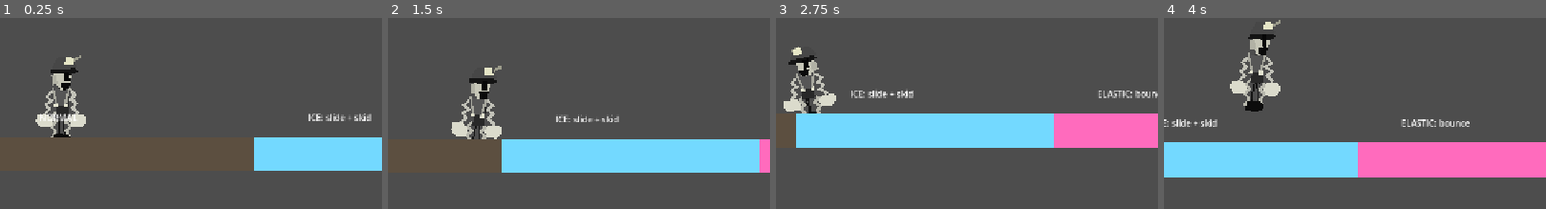
Above: before the commit, frames 1-4 (left to right).
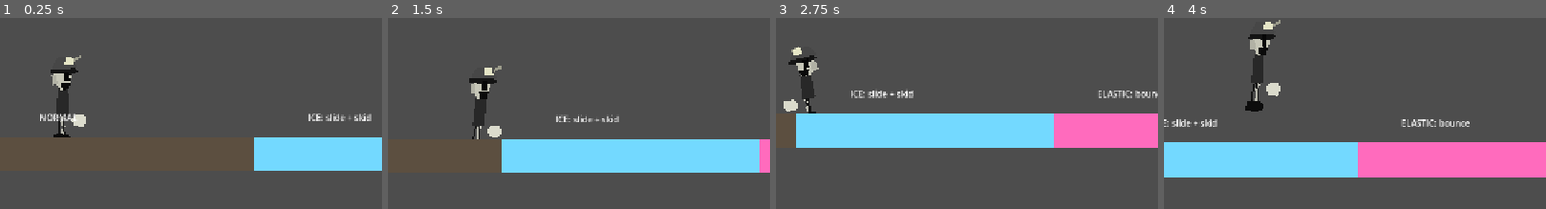
Above: after the commit, the same moments.

Repository: lseyesl/rubber-hose-animation
Game: Godot game, scene res://scenes/Main.tscn
The game is run twice, just before and just after one commit, with the same random seed, the same clock (stepped at 60 frames per second) and the same inputs.
Inputs:
- Up to frame 1 (0.25 s): no input
- Up to frame 2 (1.5 s): hold D (move_right) from 0.53 s (still down); tap Space (jump) at 0.77 s
- Up to frame 3 (2.75 s): tap Space (jump) at 1.52 s; release D (move_right) at 2.03 s; hold A (move_left) from 2.03 s (still down)
- Up to frame 4 (4 s): release A (move_left) at 2.78 s; hold D (move_right) from 2.78 s (still down); tap Space (jump) at 3.02, 3.77 s
The pictures show only the part of the screen within x 29-79%, y 50-100%; the shares and areas given below are measured in that part.

The runs differ from the first frame. In frame 1, 1.1% of the frame differs, in the area x 9-22%, y 36-63%; in frame 2, 1.1%; in frame 3, 1.0%; in frame 4, 1.2%, in the area x 17-30%, y 18-46%.

Commit message:
Restructure Player scene with FrontDeco/SideDeco view containers
Move front-view decorative nodes (coils, gloves, straps, buttons, bib) into FrontDeco container. Add SideDeco container with side-view decorative nodes (SideArmCoil, SideLegCoil, SideGlove, SideBib, SideStrap, SideButton). Update miner visual checks for new node paths and add side-view decoration assertions.

Ultraworked with [Sisyphus](https://github.com/code-yeongyu/oh-my-openagent)

Co-authored-by: Sisyphus <clio-agent@sisyphuslabs.ai>

Diff:
--- a/scenes/Player.tscn
+++ b/scenes/Player.tscn
@@ -42,7 +42,9 @@
 position = Vector2(0, -52)
 script = ExtResource("4_toon")
 
-[node name="LeftArmCoil" type="Line2D" parent="VisualRoot"]
+[node name="FrontDeco" type="Node2D" parent="VisualRoot"]
+
+[node name="LeftArmCoil" type="Line2D" parent="VisualRoot/FrontDeco"]
 position = Vector2(-20, -15)
 points = PackedVector2Array(0, 0, -8, 7, 1, 14, -10, 21, -2, 28, -12, 36, -8, 45)
 width = 5.0
@@ -50,7 +52,7 @@
 begin_cap_mode = 2
 end_cap_mode = 2
 
-[node name="RightArmCoil" type="Line2D" parent="VisualRoot"]
+[node name="RightArmCoil" type="Line2D" parent="VisualRoot/FrontDeco"]
 position = Vector2(20, -17)
 points = PackedVector2Array(0, 0, 9, 7, -1, 14, 11, 21, 2, 28, 13, 36, 9, 45)
 width = 5.0
@@ -58,7 +60,7 @@
 begin_cap_mode = 2
 end_cap_mode = 2
 
-[node name="LeftLegCoil" type="Line2D" parent="VisualRoot"]
+[node name="LeftLegCoil" type="Line2D" parent="VisualRoot/FrontDeco"]
 position = Vector2(-11, 20)
 points = PackedVector2Array(0, 0, -7, 7, 2, 14, -8, 22, 0, 30, -6, 39)
 width = 5.0
@@ -66,13 +68,87 @@
 begin_cap_mode = 2
 end_cap_mode = 2
 
-[node name="RightLegCoil" type="Line2D" parent="VisualRoot"]
+[node name="RightLegCoil" type="Line2D" parent="VisualRoot/FrontDeco"]
 position = Vector2(11, 20)
 points = PackedVector2Array(0, 0, 7, 7, -2, 14, 8, 22, 0, 30, 6, 39)
 width = 5.0
 default_color = Color(0.72, 0.72, 0.68, 1)
 begin_cap_mode = 2
 end_cap_mode = 2
+
+[node name="OverallsBib" type="Polygon2D" parent="VisualRoot/FrontDeco"]
+position = Vector2(0, -7)
+color = Color(0.34, 0.34, 0.34, 1)
+polygon = PackedVector2Array(-12, -14, 12, -14, 14, 14, -14, 14)
+
+[node name="LeftStrap" type="Line2D" parent="VisualRoot/FrontDeco"]
+points = PackedVector2Array(-17, -24, -7, 9)
+width = 4.0
+default_color = Color(0.66, 0.66, 0.62, 1)
+
+[node name="RightStrap" type="Line2D" parent="VisualRoot/FrontDeco"]
+points = PackedVector2Array(17, -24, 7, 9)
+width = 4.0
+default_color = Color(0.66, 0.66, 0.62, 1)
+
+[node name="LeftButton" type="Polygon2D" parent="VisualRoot/FrontDeco"]
+position = Vector2(-10, 7)
+color = Color(0.9, 0.9, 0.82, 1)
+polygon = PackedVector2Array(-3, -3, 3, -3, 4, 3, -4, 3)
+
+[node name="RightButton" type="Polygon2D" parent="VisualRoot/FrontDeco"]
+position = Vector2(10, 7)
+color = Color(0.9, 0.9, 0.82, 1)
+polygon = PackedVector2Array(-3, -3, 3, -3, 4, 3, -4, 3)
+
+[node name="LeftGlove" type="Polygon2D" parent="VisualRoot/FrontDeco"]
+position = Vector2(-32, 31)
+color = Color(0.86, 0.86, 0.8, 1)
+polygon = PackedVector2Array(-15, -8, 7, -9, 16, 0, 12, 12, -8, 13, -18, 4)
+
+[node name="RightGlove" type="Polygon2D" parent="VisualRoot/FrontDeco"]
+position = Vector2(32, 31)
+color = Color(0.86, 0.86, 0.8, 1)
+polygon = PackedVector2Array(-7, -9, 15, -8, 18, 4, 8, 13, -12, 12, -16, 0)
+
+[node name="SideDeco" type="Node2D" parent="VisualRoot"]
+visible = false
+
+[node name="SideArmCoil" type="Line2D" parent="VisualRoot/SideDeco"]
+position = Vector2(4, -16)
+points = PackedVector2Array(0, 0, 3, 7, -1, 14, 5, 21, 1, 28, 4, 36, 2, 45)
+width = 5.0
+default_color = Color(0.76, 0.76, 0.72, 1)
+begin_cap_mode = 2
+end_cap_mode = 2
+
+[node name="SideLegCoil" type="Line2D" parent="VisualRoot/SideDeco"]
+position = Vector2(3, 20)
+points = PackedVector2Array(0, 0, 2, 7, -1, 14, 3, 22, 0, 30, 2, 39)
+width = 5.0
+default_color = Color(0.72, 0.72, 0.68, 1)
+begin_cap_mode = 2
+end_cap_mode = 2
+
+[node name="SideGlove" type="Polygon2D" parent="VisualRoot/SideDeco"]
+position = Vector2(36, 31)
+color = Color(0.86, 0.86, 0.8, 1)
+polygon = PackedVector2Array(-8, -8, 10, -9, 14, 2, 8, 12, -10, 10, -14, 0)
+
+[node name="SideBib" type="Polygon2D" parent="VisualRoot/SideDeco"]
+position = Vector2(2, -7)
+color = Color(0.34, 0.34, 0.34, 1)
+polygon = PackedVector2Array(-6, -14, 8, -14, 10, 14, -8, 14)
+
+[node name="SideStrap" type="Line2D" parent="VisualRoot/SideDeco"]
+points = PackedVector2Array(5, -24, -3, 9)
+width = 4.0
+default_color = Color(0.66, 0.66, 0.62, 1)
+
+[node name="SideButton" type="Polygon2D" parent="VisualRoot/SideDeco"]
+position = Vector2(3, 7)
+color = Color(0.9, 0.9, 0.82, 1)
+polygon = PackedVector2Array(-3, -3, 3, -3, 4, 3, -4, 3)
 
 [node name="LeftArm" type="Line2D" parent="VisualRoot"]
 position = Vector2(-18, -16)
@@ -109,41 +185,6 @@
 [node name="Body" type="Polygon2D" parent="VisualRoot"]
 color = Color(0.16, 0.16, 0.16, 1)
 polygon = PackedVector2Array(-20, -22, 20, -22, 24, 24, -24, 24)
-
-[node name="OverallsBib" type="Polygon2D" parent="VisualRoot"]
-position = Vector2(0, -7)
-color = Color(0.34, 0.34, 0.34, 1)
-polygon = PackedVector2Array(-12, -14, 12, -14, 14, 14, -14, 14)
-
-[node name="LeftStrap" type="Line2D" parent="VisualRoot"]
-points = PackedVector2Array(-17, -24, -7, 9)
-width = 4.0
-default_color = Color(0.66, 0.66, 0.62, 1)
-
-[node name="RightStrap" type="Line2D" parent="VisualRoot"]
-points = PackedVector2Array(17, -24, 7, 9)
-width = 4.0
-default_color = Color(0.66, 0.66, 0.62, 1)
-
-[node name="LeftButton" type="Polygon2D" parent="VisualRoot"]
-position = Vector2(-10, 7)
-color = Color(0.9, 0.9, 0.82, 1)
-polygon = PackedVector2Array(-3, -3, 3, -3, 4, 3, -4, 3)
-
-[node name="RightButton" type="Polygon2D" parent="VisualRoot"]
-position = Vector2(10, 7)
-color = Color(0.9, 0.9, 0.82, 1)
-polygon = PackedVector2Array(-3, -3, 3, -3, 4, 3, -4, 3)
-
-[node name="LeftGlove" type="Polygon2D" parent="VisualRoot"]
-position = Vector2(-32, 31)
-color = Color(0.86, 0.86, 0.8, 1)
-polygon = PackedVector2Array(-15, -8, 7, -9, 16, 0, 12, 12, -8, 13, -18, 4)
-
-[node name="RightGlove" type="Polygon2D" parent="VisualRoot"]
-position = Vector2(32, 31)
-color = Color(0.86, 0.86, 0.8, 1)
-polygon = PackedVector2Array(-7, -9, 15, -8, 18, 4, 8, 13, -12, 12, -16, 0)
 
 [node name="LeftFoot" type="Polygon2D" parent="VisualRoot"]
 position = Vector2(-15, 64)
--- a/tests/task6_miner_visual_checks.gd
+++ b/tests/task6_miner_visual_checks.gd
@@ -8,31 +8,50 @@
 	_assert(player_scene is PackedScene, "Player.tscn should load")
 	if player_scene is PackedScene:
 		var player: Node = player_scene.instantiate()
+
+		# Core animation nodes — must stay at VisualRoot level
 		_assert(player.get_node_or_null("VisualRoot/Body") is Polygon2D, "Body should remain Polygon2D")
 		_assert(player.get_node_or_null("VisualRoot/Head") is Polygon2D, "Head should remain Polygon2D")
+		_assert(player.get_node_or_null("VisualRoot/LeftArm") is Line2D, "LeftArm core animation node should stay Line2D")
+		_assert(player.get_node_or_null("VisualRoot/RightArm") is Line2D, "RightArm core animation node should stay Line2D")
+		_assert(player.get_node_or_null("VisualRoot/LeftLeg") is Line2D, "LeftLeg core animation node should stay Line2D")
+		_assert(player.get_node_or_null("VisualRoot/RightLeg") is Line2D, "RightLeg core animation node should stay Line2D")
+		_assert(player.get_node_or_null("VisualRoot/LeftFoot") is Polygon2D, "LeftFoot boot anchor should stay Polygon2D")
+		_assert(player.get_node_or_null("VisualRoot/RightFoot") is Polygon2D, "RightFoot boot anchor should stay Polygon2D")
+		_assert(player.get_node_or_null("VisualRoot/Head/Eyes/LeftEye") is Polygon2D, "Left eye should remain under Head/Eyes")
+		_assert(player.get_node_or_null("VisualRoot/Head/Mouth") is Polygon2D, "Mouth should exist")
+
+		# Head decorations
 		_assert(player.get_node_or_null("VisualRoot/Head/Helmet") is Polygon2D, "Helmet should exist")
 		_assert(player.get_node_or_null("VisualRoot/Head/HelmetBrim") is Polygon2D, "Helmet brim should exist")
 		_assert(player.get_node_or_null("VisualRoot/Head/HeadLamp") is Polygon2D, "Head lamp should exist")
 		_assert(player.get_node_or_null("VisualRoot/Head/LampGlow") is Polygon2D, "Lamp glow should exist")
-		_assert(player.get_node_or_null("VisualRoot/OverallsBib") is Polygon2D, "Overalls bib should exist")
-		_assert(player.get_node_or_null("VisualRoot/LeftStrap") is Line2D, "Left overalls strap should exist")
-		_assert(player.get_node_or_null("VisualRoot/RightStrap") is Line2D, "Right overalls strap should exist")
-		_assert(player.get_node_or_null("VisualRoot/LeftButton") is Polygon2D, "Left button should exist")
-		_assert(player.get_node_or_null("VisualRoot/RightButton") is Polygon2D, "Right button should exist")
-		_assert(player.get_node_or_null("VisualRoot/LeftArm") is Line2D, "LeftArm core animation node should stay Line2D")
-		_assert(player.get_node_or_null("VisualRoot/RightArm") is Line2D, "RightArm core animation node should stay Line2D")
-		_assert(player.get_node_or_null("VisualRoot/LeftLeg") is Line2D, "LeftLeg core animation node should stay Line2D")
-		_assert(player.get_node_or_null("VisualRoot/RightLeg") is Line2D, "RightLeg core animation node should stay Line2D")
-		_assert(player.get_node_or_null("VisualRoot/LeftArmCoil") is Line2D, "Left arm coil should exist")
-		_assert(player.get_node_or_null("VisualRoot/RightArmCoil") is Line2D, "Right arm coil should exist")
-		_assert(player.get_node_or_null("VisualRoot/LeftLegCoil") is Line2D, "Left leg coil should exist")
-		_assert(player.get_node_or_null("VisualRoot/RightLegCoil") is Line2D, "Right leg coil should exist")
-		_assert(player.get_node_or_null("VisualRoot/LeftGlove") is Polygon2D, "Left glove should exist")
-		_assert(player.get_node_or_null("VisualRoot/RightGlove") is Polygon2D, "Right glove should exist")
-		_assert(player.get_node_or_null("VisualRoot/LeftFoot") is Polygon2D, "LeftFoot boot anchor should stay Polygon2D")
-		_assert(player.get_node_or_null("VisualRoot/RightFoot") is Polygon2D, "RightFoot boot anchor should stay Polygon2D")
-		_assert(player.get_node_or_null("VisualRoot/Head/Eyes/LeftEye") is Polygon2D, "Left eye should remain under Head/Eyes")
-		_assert(player.get_node_or_null("VisualRoot/Head/Mouth") is Polygon2D, "Mouth should exist")
+
+		# View containers
+		_assert(player.get_node_or_null("VisualRoot/FrontDeco") is Node2D, "FrontDeco container should exist")
+		_assert(player.get_node_or_null("VisualRoot/SideDeco") is Node2D, "SideDeco container should exist")
+
+		# Front-view decorative nodes (now under FrontDeco)
+		_assert(player.get_node_or_null("VisualRoot/FrontDeco/LeftArmCoil") is Line2D, "Left arm coil should exist in FrontDeco")
+		_assert(player.get_node_or_null("VisualRoot/FrontDeco/RightArmCoil") is Line2D, "Right arm coil should exist in FrontDeco")
+		_assert(player.get_node_or_null("VisualRoot/FrontDeco/LeftLegCoil") is Line2D, "Left leg coil should exist in FrontDeco")
+		_assert(player.get_node_or_null("VisualRoot/FrontDeco/RightLegCoil") is Line2D, "Right leg coil should exist in FrontDeco")
+		_assert(player.get_node_or_null("VisualRoot/FrontDeco/LeftGlove") is Polygon2D, "Left glove should exist in FrontDeco")
+		_assert(player.get_node_or_null("VisualRoot/FrontDeco/RightGlove") is Polygon2D, "Right glove should exist in FrontDeco")
+		_assert(player.get_node_or_null("VisualRoot/FrontDeco/OverallsBib") is Polygon2D, "Overalls bib should exist in FrontDeco")
+		_assert(player.get_node_or_null("VisualRoot/FrontDeco/LeftStrap") is Line2D, "Left overalls strap should exist in FrontDeco")
+		_assert(player.get_node_or_null("VisualRoot/FrontDeco/RightStrap") is Line2D, "Right overalls strap should exist in FrontDeco")
+		_assert(player.get_node_or_null("VisualRoot/FrontDeco/LeftButton") is Polygon2D, "Left button should exist in FrontDeco")
+		_assert(player.get_node_or_null("VisualRoot/FrontDeco/RightButton") is Polygon2D, "Right button should exist in FrontDeco")
+
+		# Side-view decorative nodes
+		_assert(player.get_node_or_null("VisualRoot/SideDeco/SideArmCoil") is Line2D, "Side arm coil should exist in SideDeco")
+		_assert(player.get_node_or_null("VisualRoot/SideDeco/SideLegCoil") is Line2D, "Side leg coil should exist in SideDeco")
+		_assert(player.get_node_or_null("VisualRoot/SideDeco/SideGlove") is Polygon2D, "Side glove should exist in SideDeco")
+		_assert(player.get_node_or_null("VisualRoot/SideDeco/SideBib") is Polygon2D, "Side bib should exist in SideDeco")
+		_assert(player.get_node_or_null("VisualRoot/SideDeco/SideStrap") is Line2D, "Side strap should exist in SideDeco")
+		_assert(player.get_node_or_null("VisualRoot/SideDeco/SideButton") is Polygon2D, "Side button should exist in SideDeco")
+
 		player.free()
 
 	_finish()
